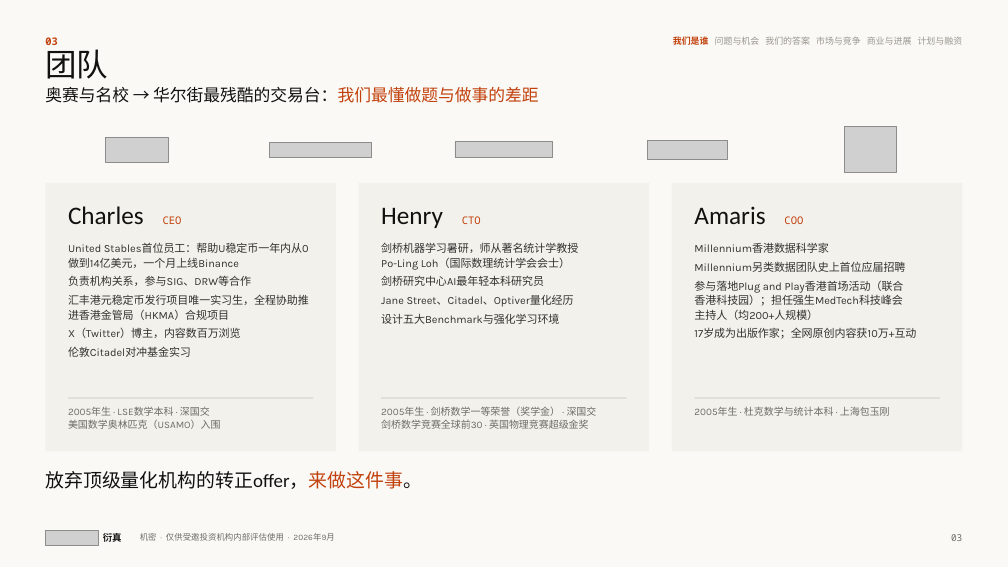
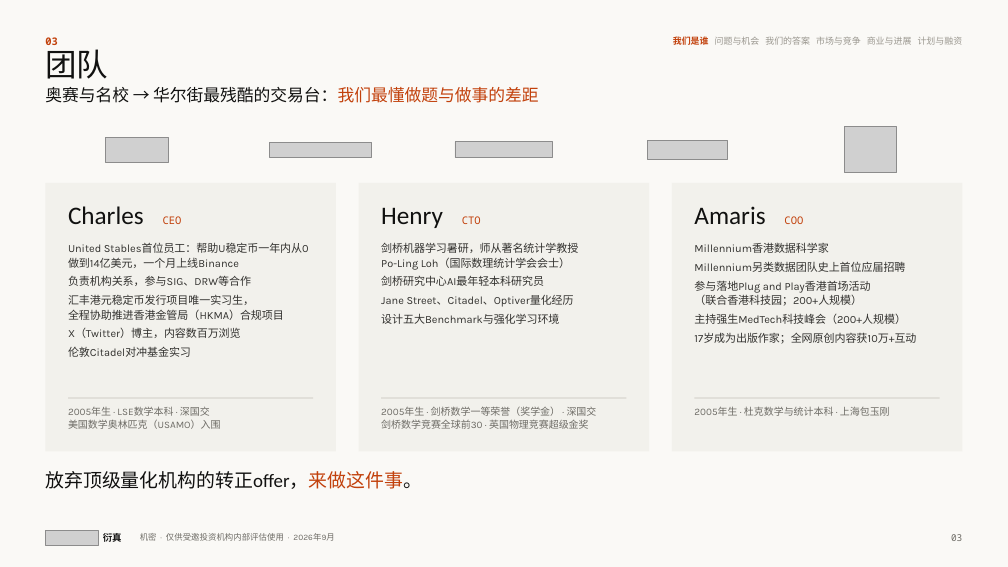
Before and after one commit to wangchen0802/Delta1, a slide deck: slide 3 of SimReal-BP-v34.pptx. Drawn at 1008x567 pixels with LibreOffice and Linux fonts; fonts in the diff are those of the drawing; grey boxes stand for pictures. Boxes give left, top, right and bottom in pixels: in the first picture for what was removed or moved away, otherwise in the second. Text is boxed around its words. In the diff, an @@ line names an element or a change of style, - is before the commit and + after.

```diff
--- a/SimReal-BP-v34.pptx
+++ b/SimReal-BP-v34.pptx
@@ text at box(68, 294, 284, 320): spaces changed @@
-汇丰港元稳定币发行项目唯一实习生，全程协助推进香港金管局（HKMA）合规项目
+汇丰港元稳定币发行项目唯一实习生，
+全程协助推进香港金管局（HKMA）合规项目
@@ text at box(694, 281, 906, 324): text changed @@
-参与落地Plug and Play香港首场活动（联合
-香港科技园）；担任强生MedTech科技峰会
-主持人（均200+人规模）
+参与落地Plug and Play香港首场活动
+（联合香港科技园；200+人规模）
+主持强生MedTech科技峰会（200+人规模）
```
Also in this commit, not shown: 9 other slides changed, 8 other files.
